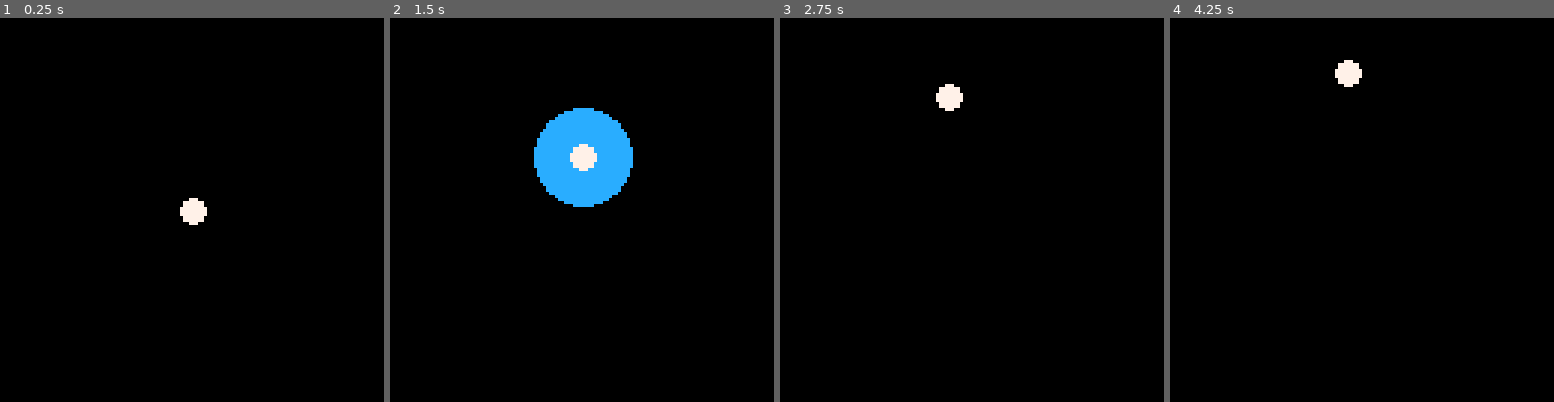
Above: before the commit, frames 1-4 (left to right).
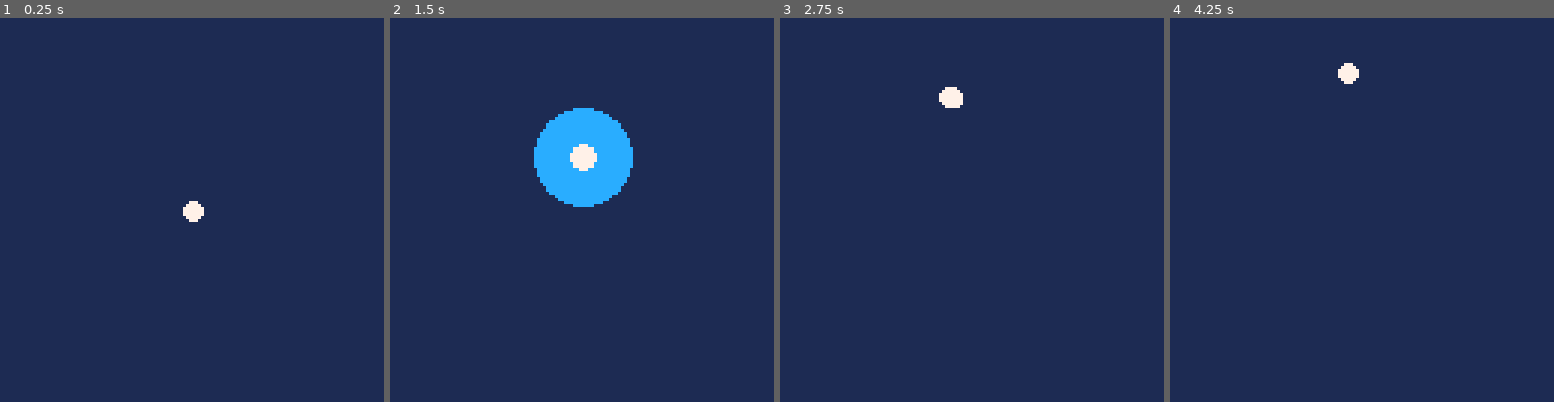
Above: after the commit, the same moments.

Repository: tesselode/netty
Game: PICO-8 cartridge launcher.p8
The game is run twice, just before and just after one commit, with the same random seed, the same clock (stepped at 60 frames per second) and the same inputs.
Inputs:
- Up to frame 1 (0.25 s): no input
- Up to frame 2 (1.5 s): tap O (Z key) at 0.33, 0.7, 1.43 s
- Up to frame 3 (2.75 s): hold Left 1.97-2.37 s; tap O (Z key) at 2.22 s; hold Down from 2.42 s (still down)
- Up to frame 4 (4.25 s): release Down at 2.82 s; hold Right 2.87-3.53 s; tap O (Z key) at 3.1, 3.98 s; hold Up 3.58-4.08 s; hold Right from 4.13 s (still down)

The runs differ from the first frame. In frame 1, 100% of the frame differs, in the area x 0-100%, y 0-100%; in frame 2, 95%; in frame 3, 100%; in frame 4, 100%.

Commit message:
trail effect

Diff:
--- a/launcher.p8
+++ b/launcher.p8
@@ -13,6 +13,7 @@
  	slomospeed = .2,
  	chargespeed = 1/60,
  	launchspeed = 3,
+ 	traillength = 16,
 
   -- don't tweak me
   buttoncurrent = false,
@@ -24,6 +25,13 @@
  	launching = false,
  	charge = 0,
  }
+
+ -- init trail
+ player.trail = {}
+ local i
+ for i = 1, player.traillength do
+  player.trail[i] = {x = player.x, y = player.y}
+ end
 
  local inputx
  local inputy
@@ -108,16 +116,34 @@
  	end
   self.x += self.vx * speedfactor
   self.y += self.vy * speedfactor
+
+  -- trail
+  self.trail[1].x = player.x
+  self.trail[1].y = player.y
+  for i = 2, #self.trail do
+   local t1 = self.trail[i]
+   local t2 = self.trail[i - 1]
+   t1.x = (t1.x + t2.x) / 2
+   t1.y = (t1.y + t2.y) / 2
+  end
  end
 
  function player:draw()
+  -- draw launching hud
   local x, y = flr(self.x), flr(self.y)
   if self.launching then
    circfill(self.x, self.y, self.r * 4, 12)
    circfill(self.x, self.y, self.r + self.r*3*self.charge, 14)
    line(self.x, self.y, self.x + inputx*self.r*4, self.y + inputy*self.r*4, 9)
-  end
-  circfill(self.x, self.y, self.r, 7)
+   circfill(self.x, self.y, self.r, 7)
+  end
+
+  -- draw trail
+  for i = 1, #self.trail do
+   local t = self.trail[i]
+   local r = self.r - self.r * (i / #self.trail)
+   circfill(t.x, t.y, r, 7)
+  end
  end
 
  return player
@@ -132,7 +158,7 @@
 end
 
 function _draw()
- cls()
+ cls(1)
  player:draw()
 end
 __gfx__
